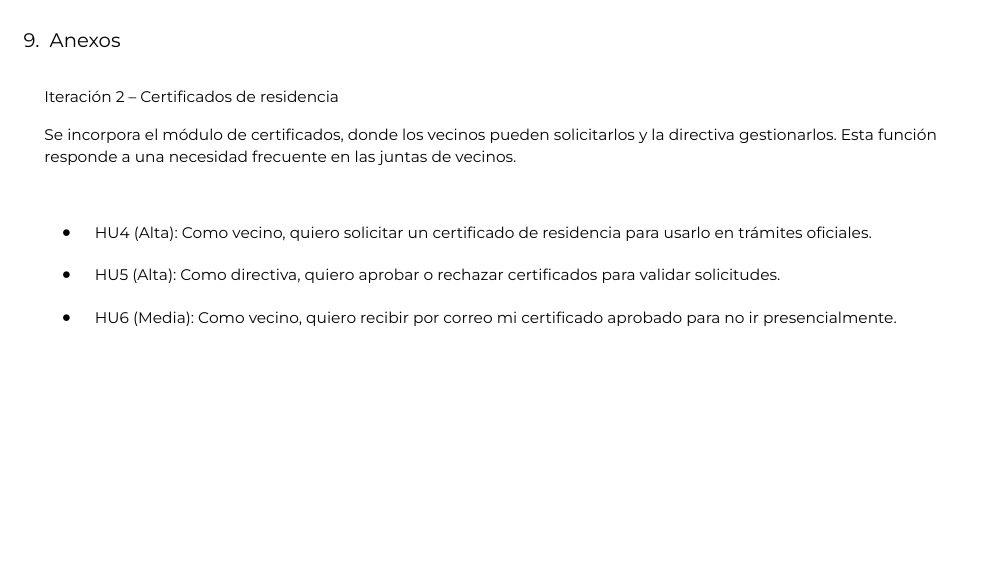
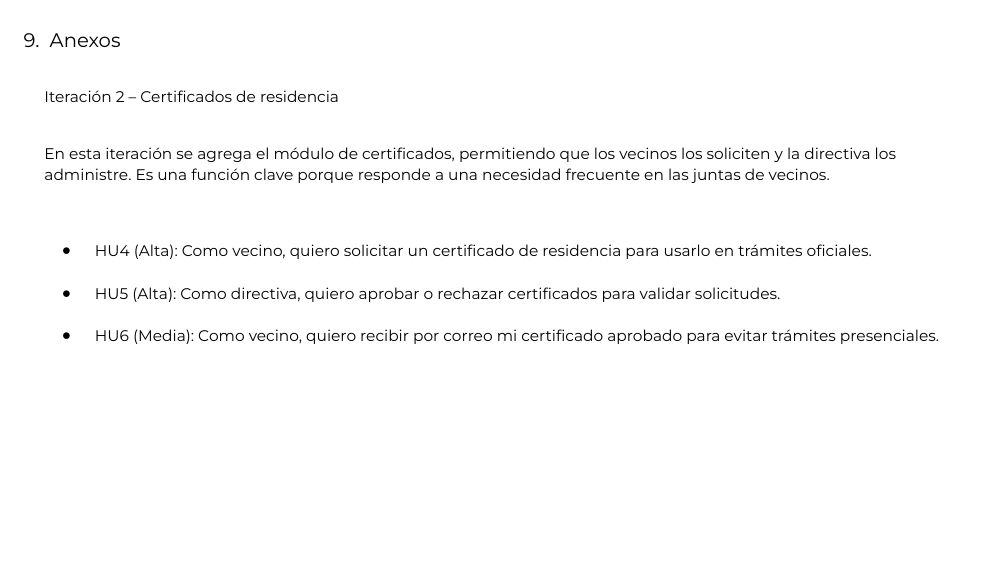
Before and after one commit to mauriciopinavalenzuela/CAPSTONE, a slide deck: slide 13 of DOCUMENTOS FASE1/evidencias grupales/Presentación_Proyecto.pptx. Drawn at 1008x567 pixels with LibreOffice and Linux fonts; fonts in the diff are those of the drawing. Boxes give left, top, right and bottom in pixels: in the first picture for what was removed or moved away, otherwise in the second. Text is boxed around its words. In the diff, an @@ line names an element or a change of style, - is before the commit and + after.

```diff
--- a/DOCUMENTOS FASE1/evidencias grupales/Presentación_Proyecto.pptx
+++ b/DOCUMENTOS FASE1/evidencias grupales/Presentación_Proyecto.pptx
@@ text at [44, 147, 896, 183]: text changed @@
-Se incorpora el módulo de certificados, donde los vecinos pueden solicitarlos y la directiva gestionarlos. Esta función responde a una necesidad frecuente en las juntas de vecinos.
+En esta iteración se agrega el módulo de certificados, permitiendo que los vecinos los soliciten y la directiva los administre. Es una función clave porque responde a una necesidad frecuente en las juntas de vecinos.
@@ text at [95, 329, 939, 344]: text changed @@
-● HU6 (Media): Como vecino, quiero recibir por correo mi certificado aprobado para no ir presencialmente.
+● HU6 (Media): Como vecino, quiero recibir por correo mi certificado aprobado para evitar trámites presenciales.
```
Also in this commit, not shown: 11 other slides changed, 3 other files.
